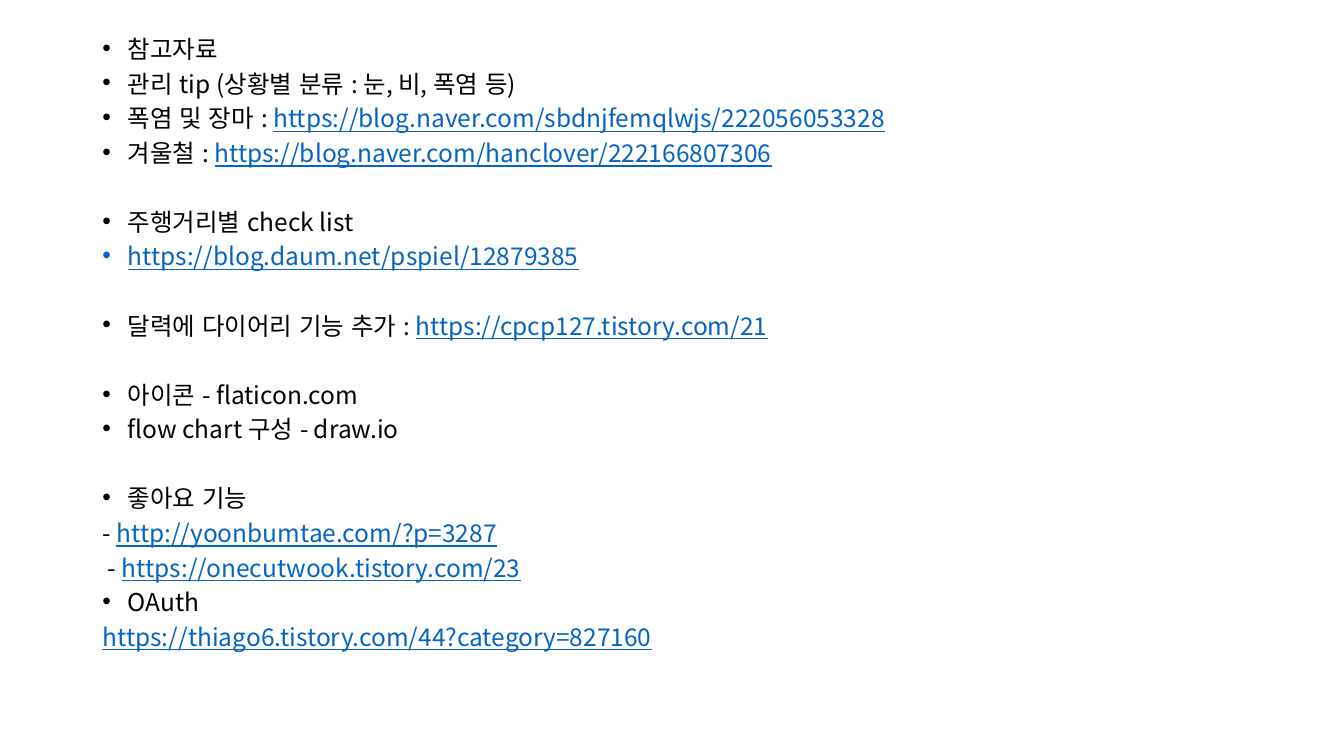
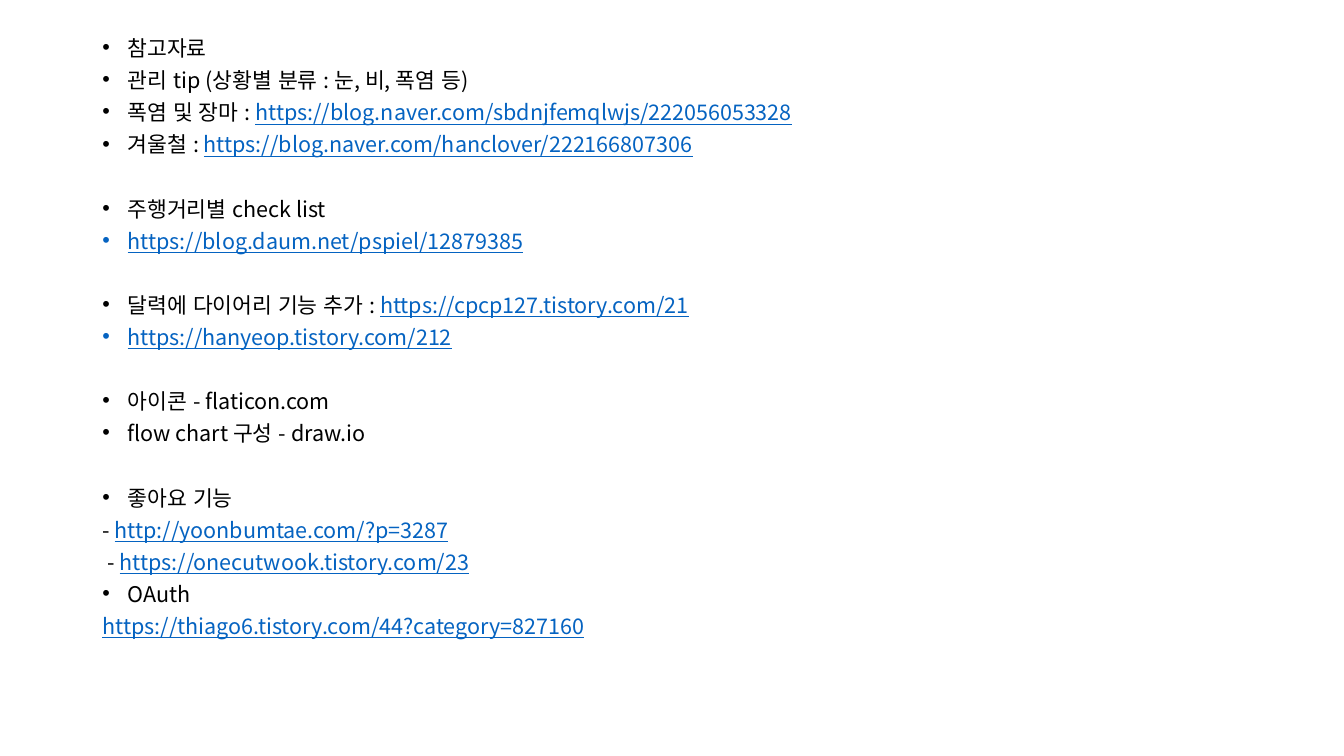
Before and after one commit to ChaeSung-Lee/DJ_InternShip, a slide deck: slide 11 of 2021_Summer/jp.hong/Project_BnC_jph.pptx. Drawn at 1344x756 pixels with LibreOffice and Linux fonts; fonts in the diff are those of the drawing. Boxes give left, top, right and bottom in pixels: in the first picture for what was removed or moved away, otherwise in the second. Text is boxed around its words. In the diff, an @@ line names an element or a change of style, - is before the commit and + after.

```diff
--- a/2021_Summer/jp.hong/Project_BnC_jph.pptx
+++ b/2021_Summer/jp.hong/Project_BnC_jph.pptx
@@ text at [102, 38, 791, 639]: size 17.5 to 15.4 pt @@
@@ text at [128, 328, 452, 350]: paragraph added @@
+• https://hanyeop.tistory.com/212
```
Also in this commit, not shown: 9 other slides changed, 4 slides added.
